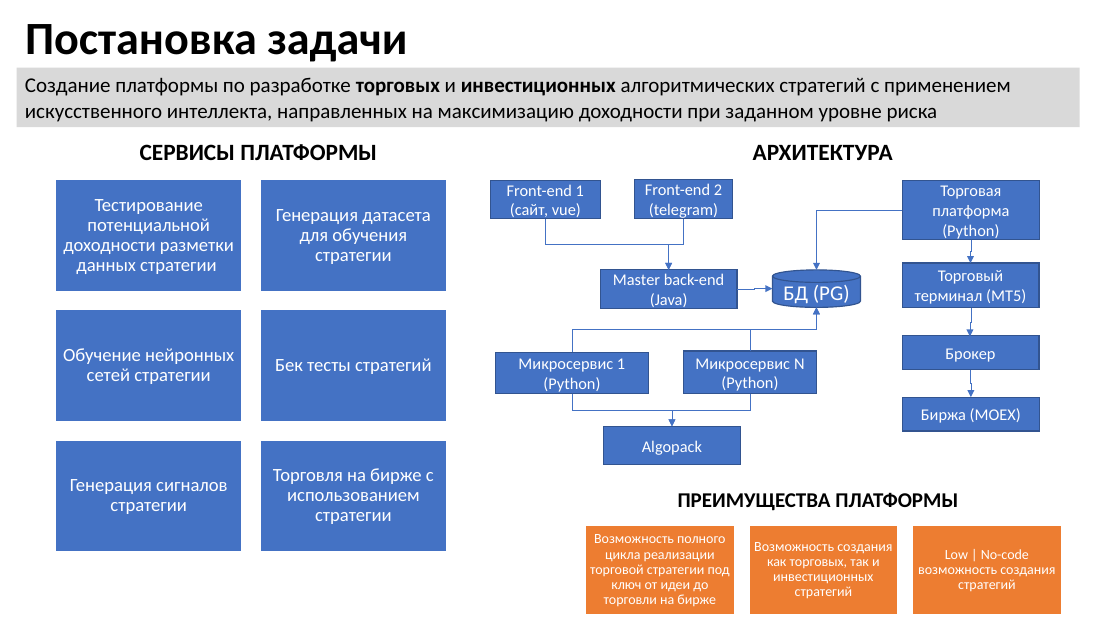
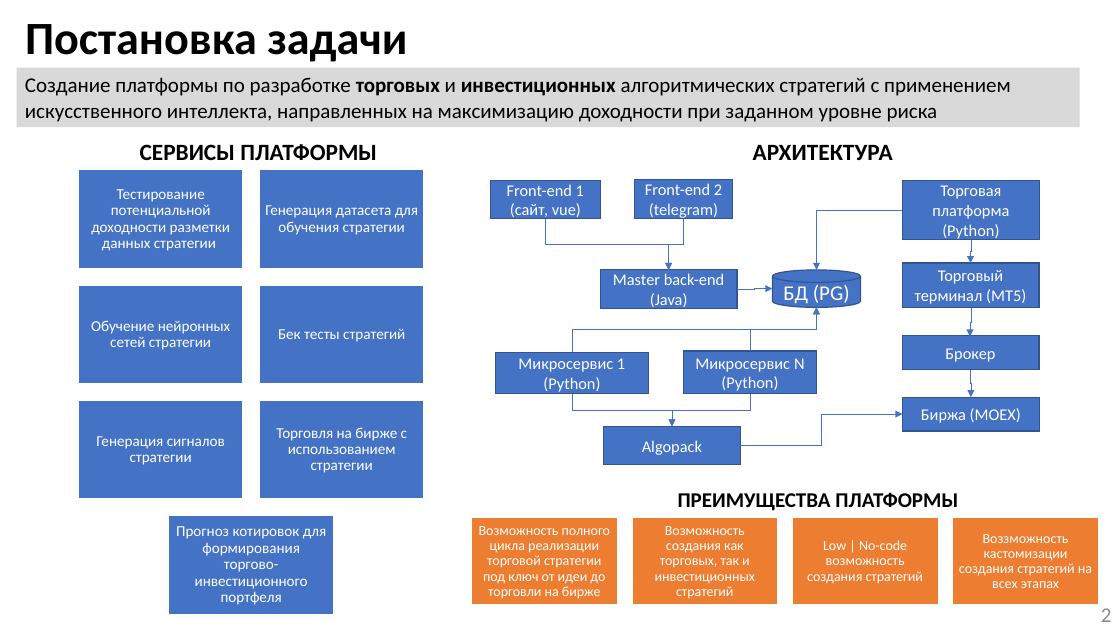
Before and after one commit to suenot/powerlife000-moex_hackaton, a slide deck: slide 2 of info/NullPointerExeption v1.pptx. Drawn at 1120x630 pixels with LibreOffice and Linux fonts; fonts in the diff are those of the drawing. Boxes give left, top, right and bottom in pixels: in the first picture for what was removed or moved away, otherwise in the second. Text is boxed around its words. In the diff, an @@ line names an element or a change of style, - is before the commit and + after.

```diff
--- a/info/NullPointerExeption v1.pptx
+++ b/info/NullPointerExeption v1.pptx
@@ text "Тестирование потенциальной доходности разметки данных ...": place and size @@
-text "Тестирование потенциальной доходности разметки данных ..." at bbox=[63, 199, 234, 274]
+text "Тестирование потенциальной доходности разметки данных ..." at bbox=[91, 189, 230, 251]
@@ rectangle: place and size @@
-rectangle at bbox=[55, 180, 241, 292]
+rectangle at bbox=[78, 170, 243, 269]
@@ text "Генерация датасета для обучения стратегии": place and size @@
-text "Генерация датасета для обучения стратегии" at bbox=[276, 209, 431, 264]
+text "Генерация датасета для обучения стратегии" at bbox=[265, 205, 418, 235]
@@ rectangle: place and size @@
-rectangle at bbox=[260, 180, 446, 292]
+rectangle at bbox=[260, 170, 424, 269]
@@ text "Обучение нейронных сетей стратегии": place and size @@
-text "Обучение нейронных сетей стратегии" at bbox=[63, 348, 234, 384]
+text "Обучение нейронных сетей стратегии" at bbox=[91, 320, 231, 350]
@@ rectangle: place and size @@
-rectangle at bbox=[55, 310, 241, 422]
+rectangle at bbox=[78, 285, 243, 384]
@@ text "Бек тесты стратегий": place and size @@
-text "Бек тесты стратегий" at bbox=[275, 358, 432, 374]
+text "Бек тесты стратегий" at bbox=[278, 329, 405, 342]
@@ rectangle: place and size @@
-rectangle at bbox=[260, 310, 446, 422]
+rectangle at bbox=[260, 285, 424, 384]
@@ size 16 to 13 pt; less space between paragraphs in 6 elements at bbox=[265, 205, 418, 235], bbox=[91, 189, 230, 251], bbox=[278, 329, 405, 342], bbox=[91, 320, 231, 350], bbox=[276, 427, 407, 473], bbox=[96, 436, 225, 465] @@
@@ text "Генерация сигналов стратегии": place and size @@
-text "Генерация сигналов стратегии" at bbox=[70, 479, 227, 514]
+text "Генерация сигналов стратегии" at bbox=[96, 436, 225, 465]
@@ rectangle: place and size @@
-rectangle at bbox=[55, 440, 241, 552]
+rectangle at bbox=[78, 400, 243, 499]
@@ text "Торговля на бирже с использованием ...": place and size @@
-text "Торговля на бирже с использованием ..." at bbox=[273, 468, 434, 524]
+text "Торговля на бирже с использованием ..." at bbox=[276, 427, 407, 473]
@@ rectangle: place and size @@
-rectangle at bbox=[260, 440, 446, 552]
+rectangle at bbox=[260, 400, 424, 499]
@@ elbow arrow added from (740, 445) to (902, 414), #4472C4 0.5 pt @@
@@ rectangle added at bbox=[169, 516, 334, 615], fill #4472C4, outline #FFFFFF 1 pt @@
@@ text added at bbox=[176, 526, 326, 605], 13 pt, text #FFFFFF @@
+Прогноз котировок для формирования торгово-инвестиционного портфеля
@@ text "Возможность полного цикла реализации торговой ..." rewrapped from bbox=[590, 534, 730, 606] to bbox=[479, 526, 610, 599] @@
@@ rectangle added at bbox=[471, 518, 618, 605], fill #ED7D31, outline #FFFFFF 1 pt @@
@@ text "Возможность создания как торговых, так ..." rewrapped from bbox=[754, 542, 892, 599] to bbox=[655, 526, 755, 598] @@
@@ rectangle: place and size @@
-rectangle at bbox=[586, 525, 734, 614]
+rectangle at bbox=[632, 518, 778, 605]
@@ text "Low | No-code возможность создания ..." rewrapped from bbox=[918, 549, 1055, 591] to bbox=[807, 540, 923, 584] @@
@@ rectangle: place and size @@
-rectangle at bbox=[749, 525, 898, 614]
+rectangle at bbox=[792, 518, 939, 605]
@@ rectangle: place and size @@
-rectangle at bbox=[912, 525, 1061, 614]
+rectangle at bbox=[953, 518, 1099, 605]
@@ text added at bbox=[959, 534, 1092, 588], 12 pt, text #FFFFFF @@
+Воззможность кастомизации создания стратегий на всех этапах
@@ page number added at bbox=[1101, 608, 1112, 622], 18 pt, text #8C8C8C @@
+2
```
Also in this commit, not shown: 3 other slides changed, 1 slide added, 2 other files.
